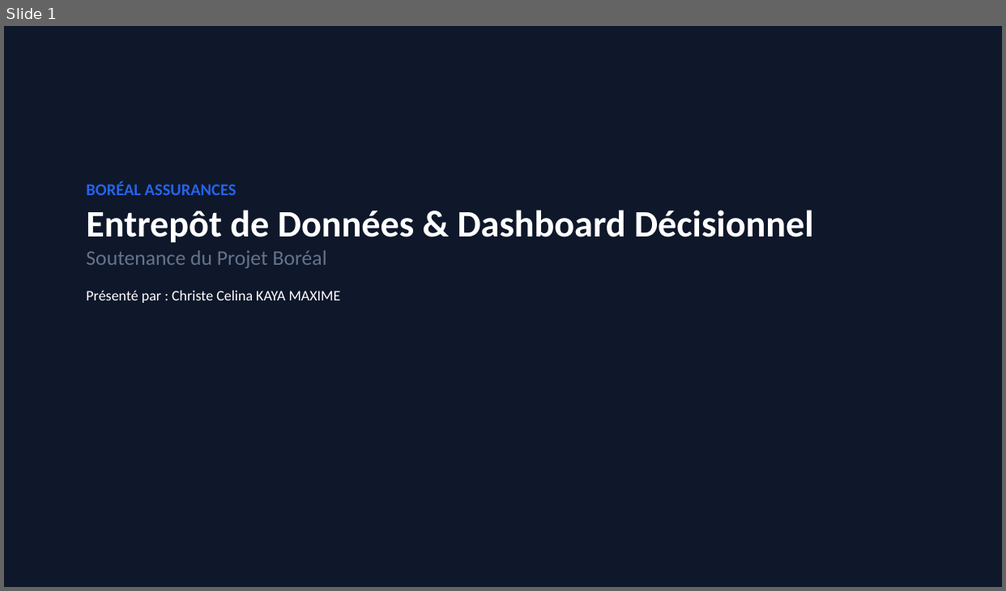
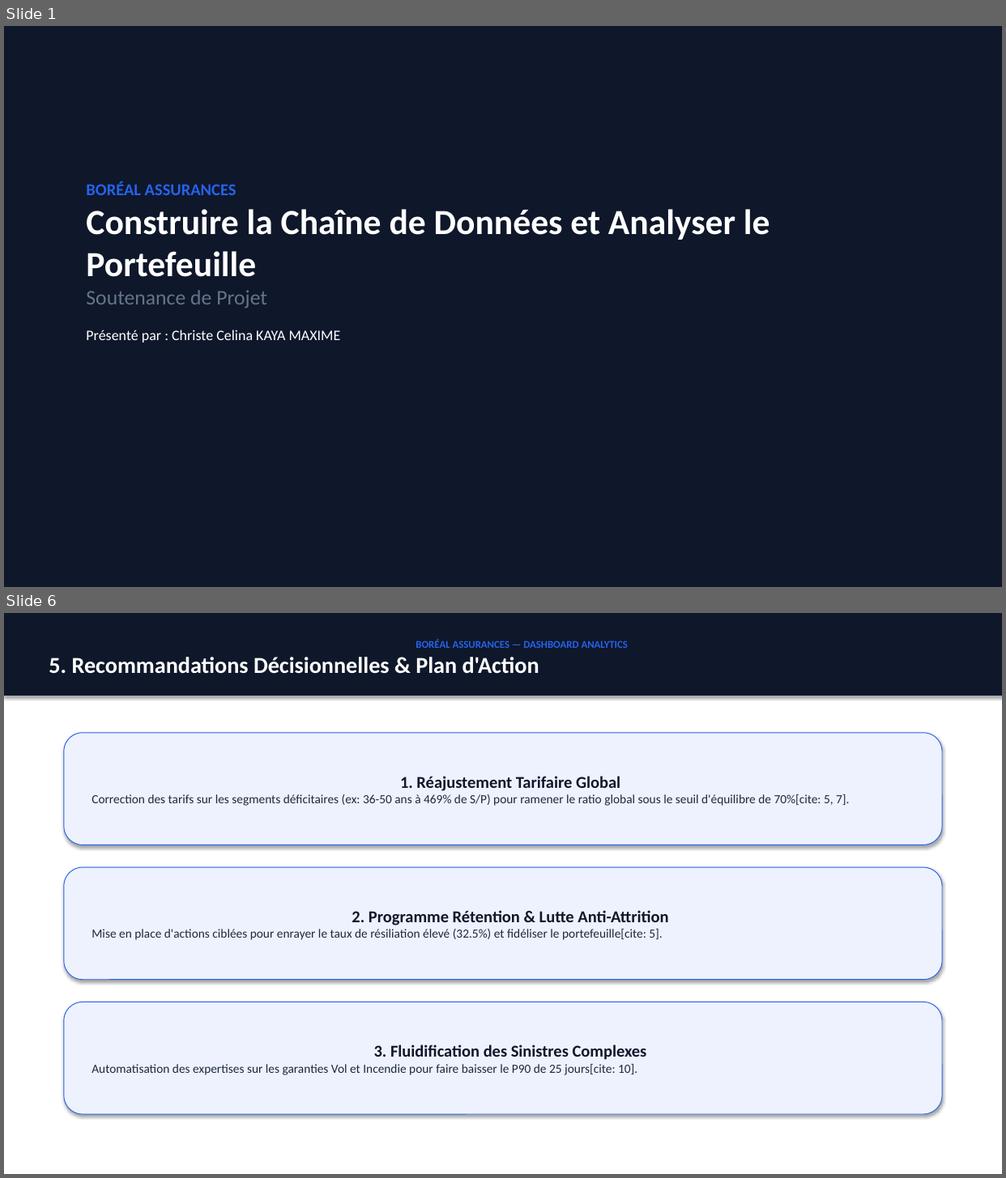
Before and after one commit to kmcc2001/projet_boreal_assurances, a slide deck: KAYA_Boreal_Presentation.pptx. Shown one above the other, each under a label of ours: slide 1 before the commit, slides 1 and 6 after it; the slides between them are not shown. The pictures are 1006x591 and 1006x1178 pixels, drawn with LibreOffice and Linux fonts; fonts in the diff are those of the drawing. Boxes give left, top, right and bottom in pixels: in the first picture for what was removed or moved away, otherwise in the second. Text is boxed around its words. In the diff, an @@ line names an element or a change of style, - is before the commit and + after.

Commit message:
Finalisation su projet

```diff
--- a/KAYA_Boreal_Presentation.pptx
+++ b/KAYA_Boreal_Presentation.pptx
@@ slide 6 added at <box>4,613,1002,1174</box>, background #FFFFFF @@
@@ rectangle added at <box>4,613,1002,696</box>, fill #0F172A, outline #0F172A 0.75 pt, 22 pt, text #FFFFFF, bold @@
+BORÉAL ASSURANCES — DASHBOARD ANALYTICS
+5. Recommandations Décisionnelles & Plan d'Action
@@ rounded rectangle added at <box>64,733,942,845</box>, fill #EEF2FF, outline #2563EB 0.75 pt, 12 pt, text #1E293B @@
+1. Réajustement Tarifaire Global
+Correction des tarifs sur les segments déficitaires (ex: 36-50 ans à 469% de S/P) pour ramener le ratio global sous le seuil d'équilibre de 70%[cite: 5, 7].
@@ rounded rectangle added at <box>64,867,942,980</box>, fill #EEF2FF, outline #2563EB 0.75 pt, 12 pt, text #1E293B @@
+2. Programme Rétention & Lutte Anti-Attrition
+Mise en place d'actions ciblées pour enrayer le taux de résiliation élevé (32.5%) et fidéliser le portefeuille[cite: 5].
@@ rounded rectangle added at <box>64,1003,942,1114</box>, fill #EEF2FF, outline #2563EB 0.75 pt, 12 pt, text #1E293B @@
+3. Fluidification des Sinistres Complexes
+Automatisation des expertises sur les garanties Vol et Incendie pour faire baisser le P90 de 25 jours[cite: 10].
@@ slide 1 changed as well @@
@@ text at <box>86,209,770,308</box>: text changed; size 36 to 34 pt @@
-Entrepôt de Données & Dashboard Décisionnel
-Soutenance du Projet Boréal
+Construire la Chaîne de Données et Analyser le Portefeuille
+Soutenance de Projet
```
Also in this commit, not shown: 1 other slide changed, 4 other slides added, 5 slides removed, 9 other files.
